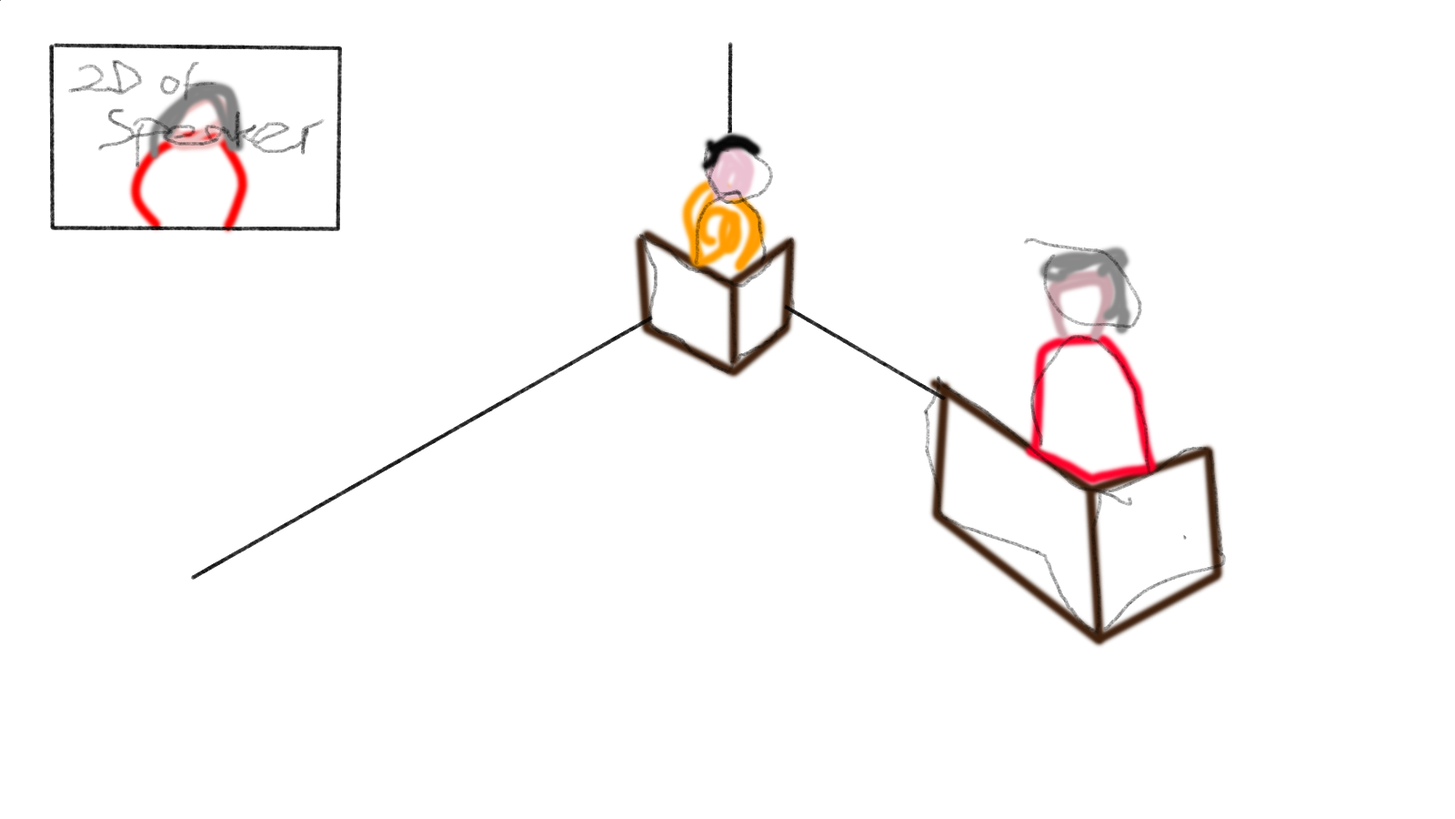
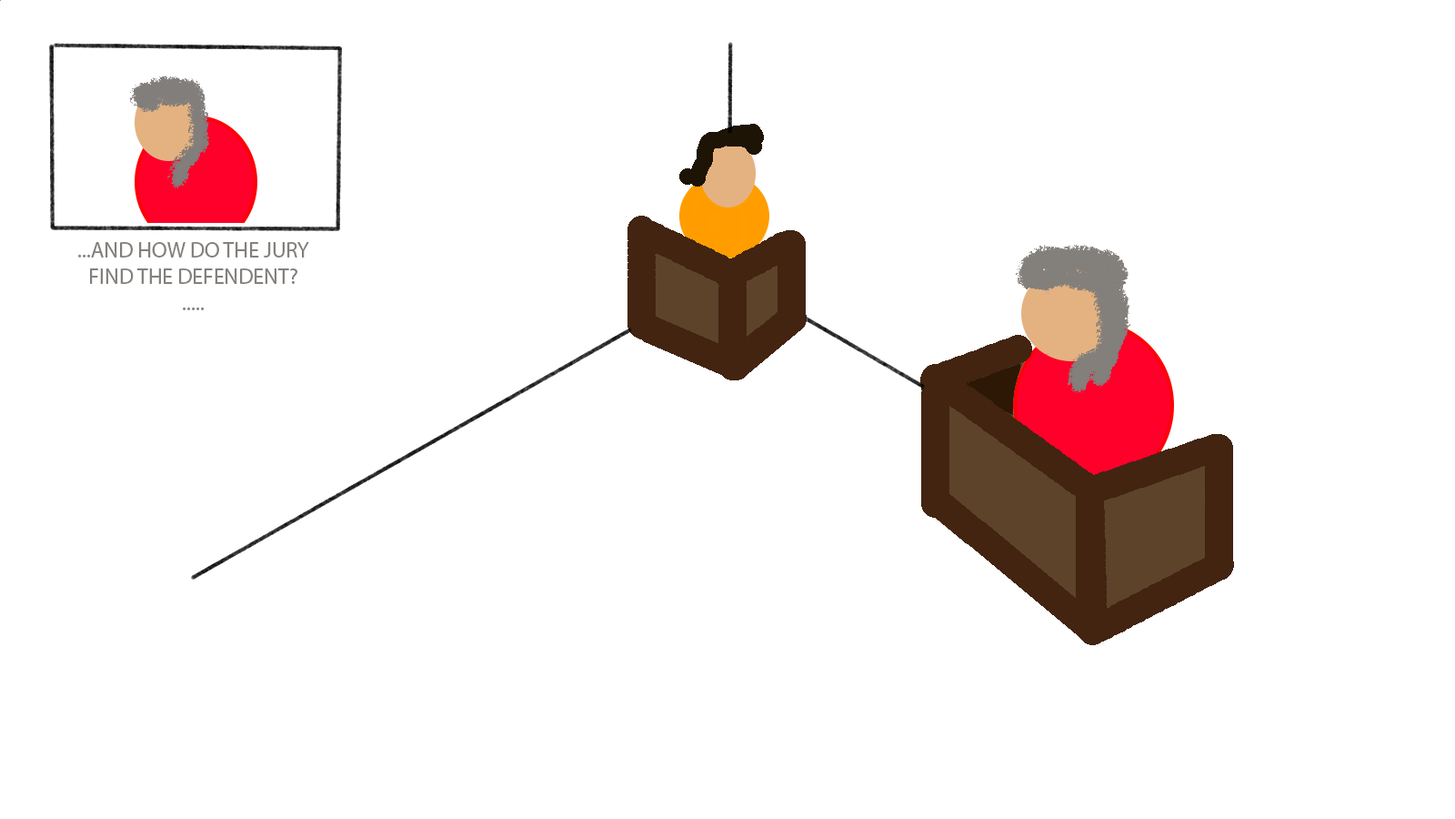
The second 1455×819 image is a revision of the first. Changes to its layers:
painted on "ink" over (629, 303, 1188, 540)
added layer "...AND HOW DO THE JURY FIND THE DEFENDENT? ....." above "pencil" over (78, 241, 310, 311)
painted on "pencil" over (0, 0, 1235, 646)
removed layer "reference" over (0, 0, 1228, 649)
